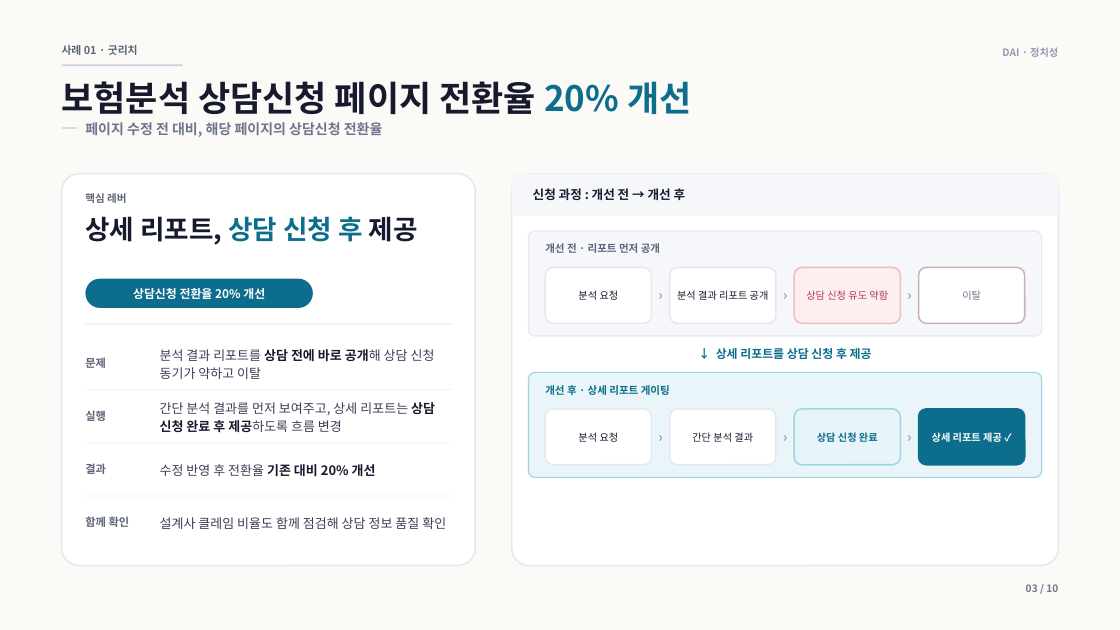
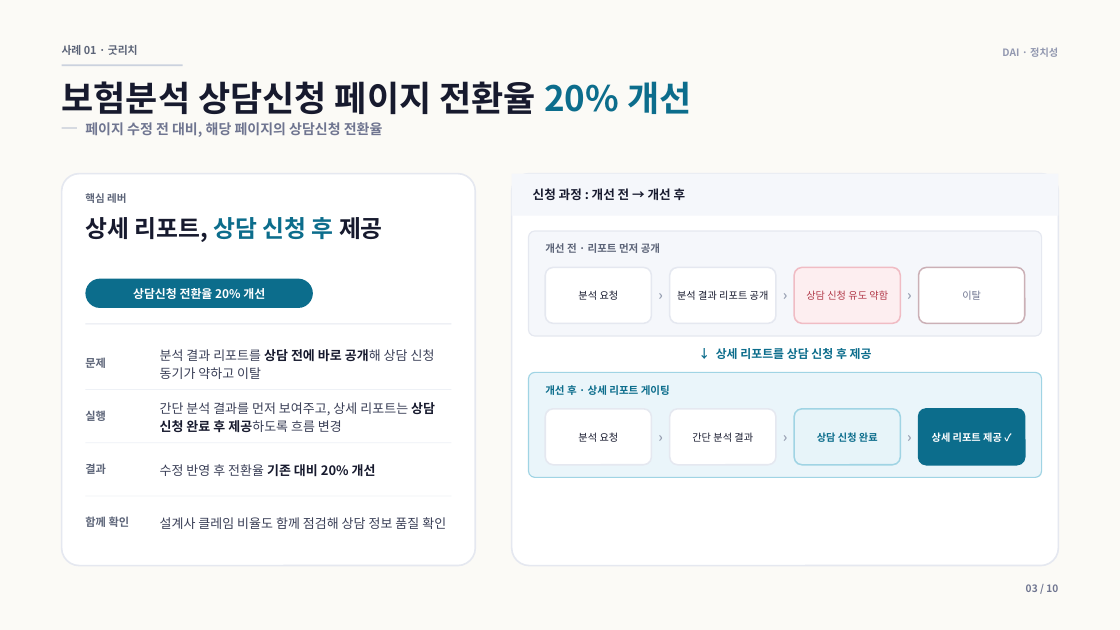
Before and after one commit to insightjung27/dai-healthcare-pt-deck-2, a slide deck: slide 3 of 정치성_DAI_AI헬스케어플랫폼팀장_면접PT_편집용.pptx. Drawn at 1120x630 pixels with LibreOffice and Linux fonts; fonts in the diff are those of the drawing. Boxes give left, top, right and bottom in pixels: in the first picture for what was removed or moved away, otherwise in the second. Text is boxed around its words. In the diff, an @@ line names an element or a change of style, - is before the commit and + after.

```diff
--- a/정치성_DAI_AI헬스케어플랫폼팀장_면접PT_편집용.pptx
+++ b/정치성_DAI_AI헬스케어플랫폼팀장_면접PT_편집용.pptx
@@ text "상세 리포트, 상담 신청 후 ..." at (85,217,383,242): size 22.8 to 20.4 pt @@
```
Also in this commit, not shown: 3 other slides changed.
